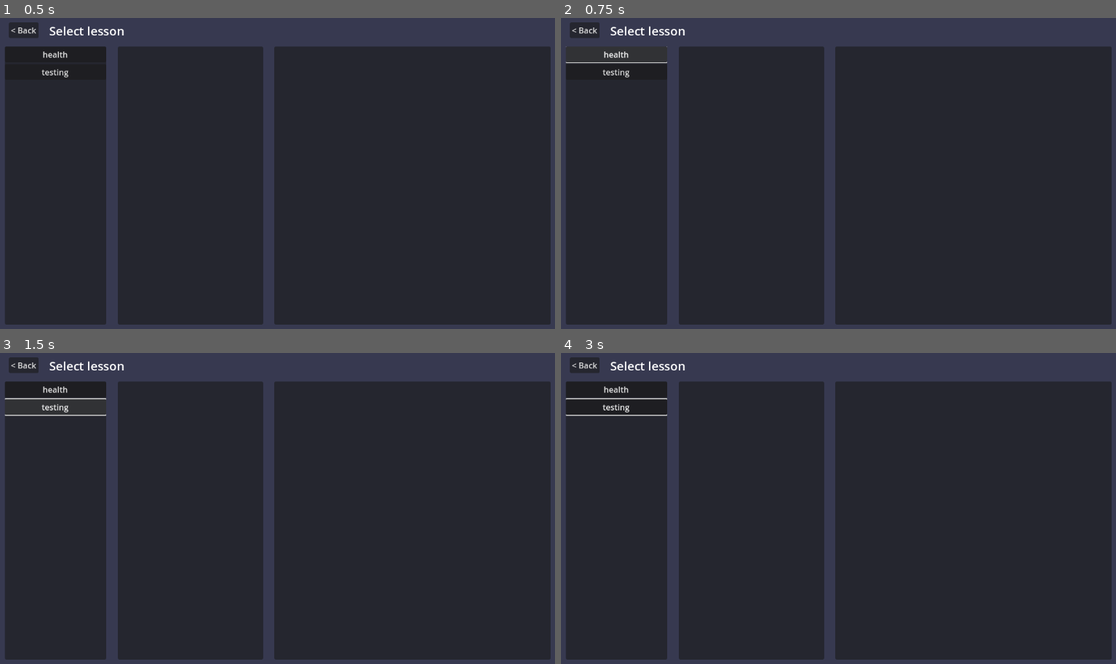
Above: before the commit, frames 1-4 (two rows, left to right).
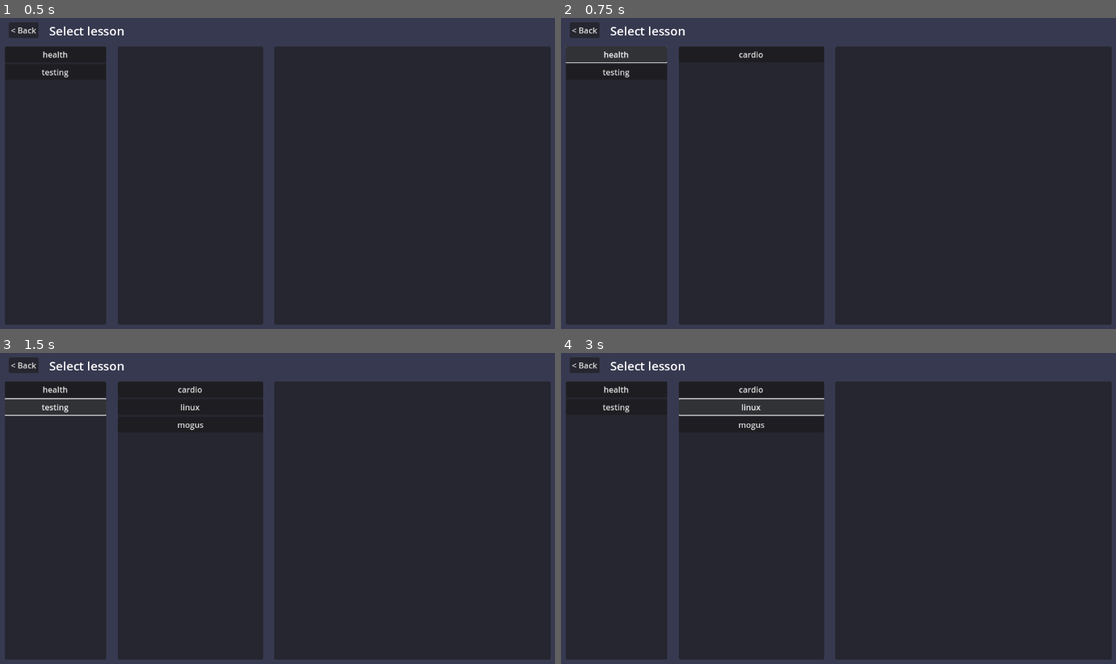
Above: after the commit, the same moments.

Repository: squidink7/SuperAF
Game: Godot game, scene res://scenes/ui/teacher_page.tscn
Same seed, same stepped clock (60 frames per second), same inputs: the game is played once before the commit and once after it. This scene is started directly instead of the project's main scene.
Inputs (mouse positions are in pixels of both pictures, inside the frame that each line leads up to):
- Up to frame 1 (0.5 s): no input
- Up to frame 2 (0.75 s): click "health" at 0.5 s
- Up to frame 3 (1.5 s): click "testing" at 1.25 s
- Up to frame 4 (3 s): click (749, 390) at 2 s, where only the run after the commit has a clickable "cardio"; click (749, 405) at 2.75 s, where only the run after the commit has a clickable "linux"

Frame 1 is identical in both runs. In frame 2, less than 0.1% of the frame differs, in the area x 32-37%, y 10-13%; in frame 3, 0.1%; in frame 4, 0.6%, in the area x 0-48%, y 10-25%.
Error after the commit: Invalid assignment of property or key 'text' with value of type 'String' on a base object of type 'null instance'. (res://scenes/ui/teacher_page.gd:25)

Commit message:
Fix coding error Teacher_page

Diff:
--- a/scenes/ui/teacher_page.gd
+++ b/scenes/ui/teacher_page.gd
@@ -12,3 +12,14 @@
 
 func show_lessons(topic: String):
 	var lessons = Data.get_lessons(topic)
+
+	for lesson in lessons:
+		var b = Button.new()
+		b.text = lesson
+		b.pressed.connect(show_lesson.bind(topic, lesson))
+		%Lessons.add_child(b)
+
+func show_lesson(topic: String, lesson: String):
+	var lesson_text = Data.get_lesson(topic, lesson)
+
+	%LessonText.text = lesson_text
